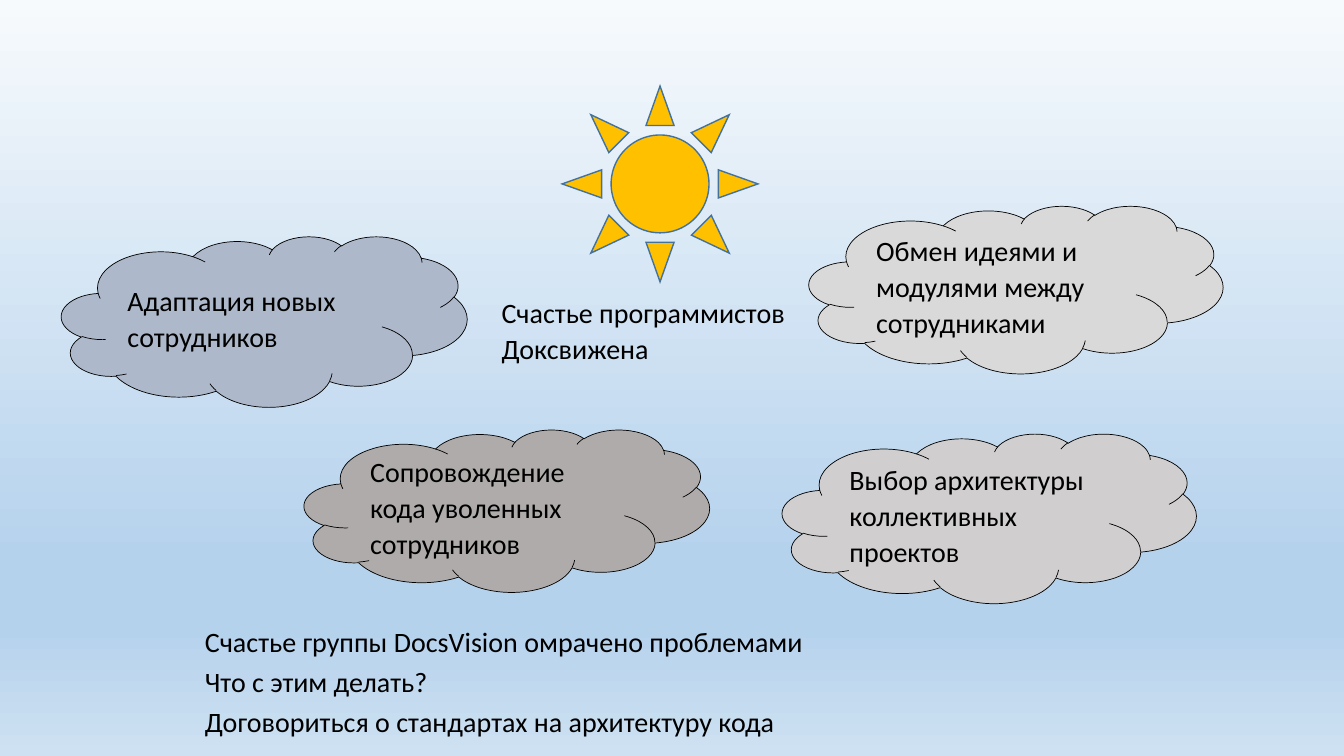
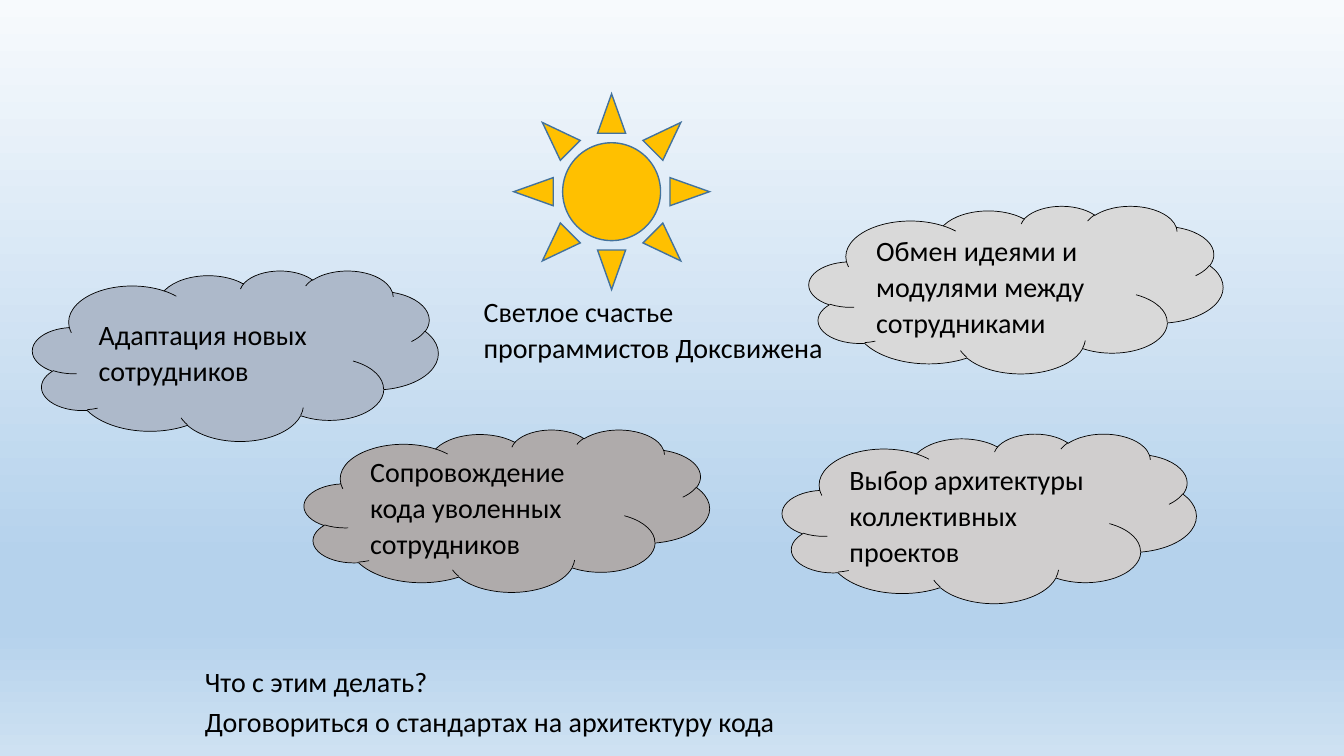
Before and after one commit to sergeyryskulov/Presentations, a slide deck: slide 2 of 10. Стандарты группы DocsVision/Стандарты на архитектуру кода группы DocsVision.pptx. Drawn at 1344x756 pixels with LibreOffice and Linux fonts; fonts in the diff are those of the drawing. Boxes give left, top, right and bottom in pixels: in the first picture for what was removed or moved away, otherwise in the second. Text is boxed around its words. In the diff, an @@ line names an element or a change of style, - is before the commit and + after.

```diff
--- a/10. Стандарты группы DocsVision/Стандарты на архитектуру кода группы DocsVision.pptx
+++ b/10. Стандарты группы DocsVision/Стандарты на архитектуру кода группы DocsVision.pptx
@@ sun: place and size @@
-sun at bbox=[563, 86, 758, 281]
+sun at bbox=[514, 94, 710, 289]
@@ thought cloud "Адаптация новых сотрудников": place and size @@
-thought cloud "Адаптация новых сотрудников" at bbox=[62, 236, 467, 406]
+thought cloud "Адаптация новых сотрудников" at bbox=[32, 270, 438, 441]
@@ text at bbox=[484, 304, 823, 363]: text changed @@
-Счастье программистов
-Доксвижена
+Светлое счастье
+программистов Доксвижена
@@ text removed at bbox=[205, 632, 802, 657] @@
-Счастье группы DоcsVision омрачено проблемами
```
Also in this commit, not shown: 4 other slides changed, 1 slide removed.
